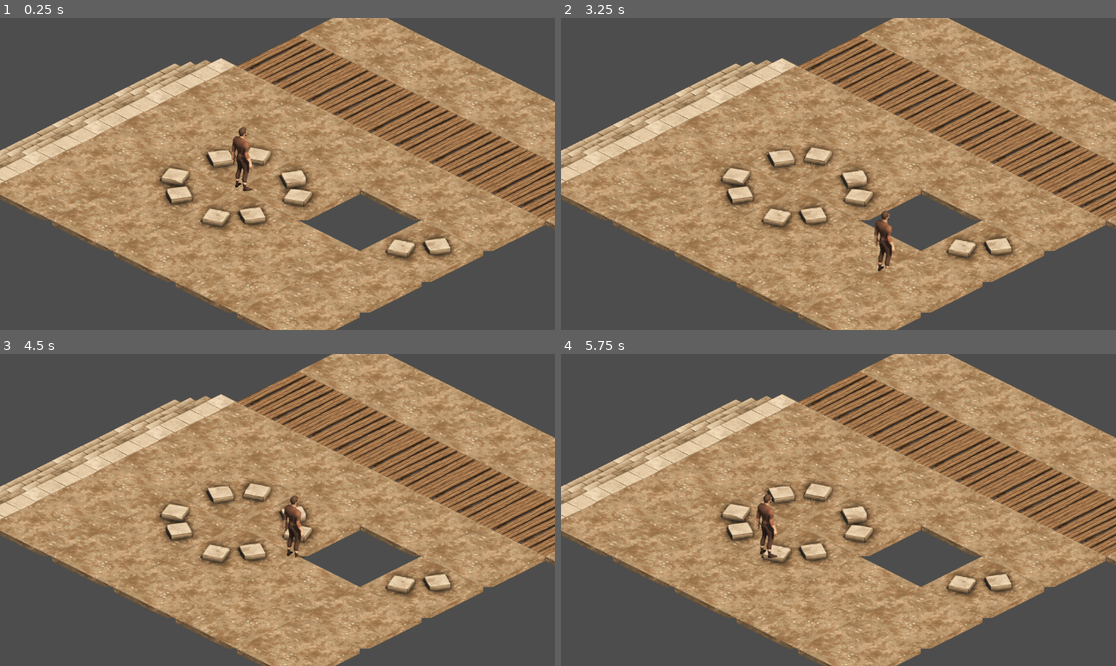
Above: before the commit, frames 1-4 (two rows, left to right).
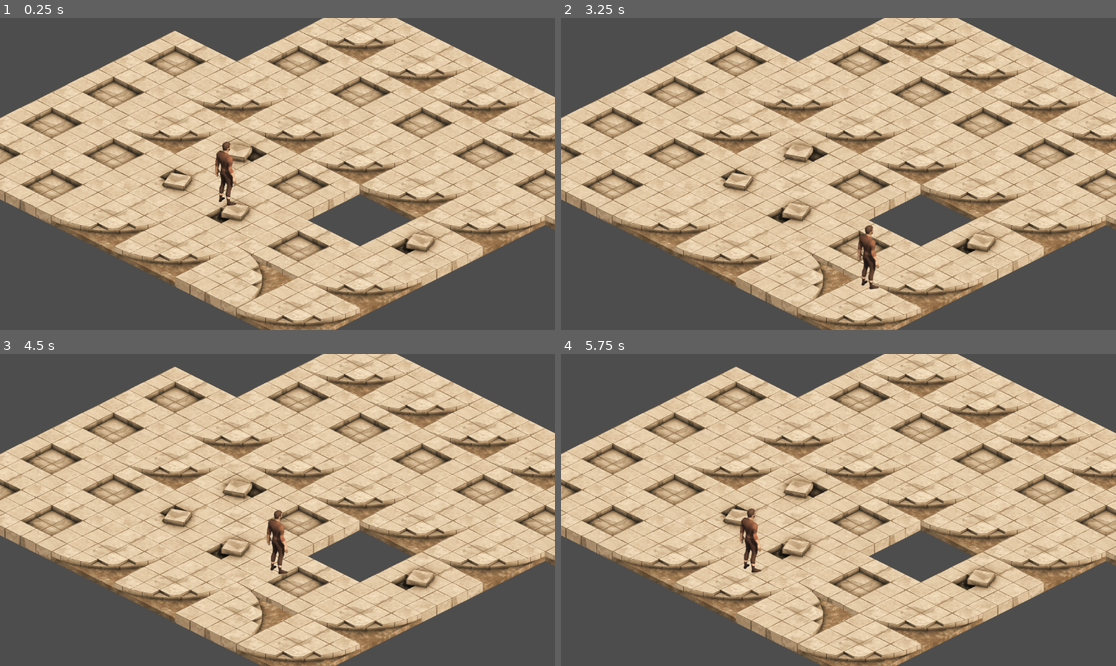
Above: after the commit, the same moments.

Repository: marcell-toing/LOOTERGAME-W
Game: Godot game, scene res://main.tscn
Same seed, same stepped clock (60 frames per second), same inputs: the game is played once before the commit and once after it.
Inputs:
- Up to frame 1 (0.25 s): no input
- Up to frame 2 (3.25 s): tap Enter at 0.5 s; hold D (move_right) 0.53-1.28 s; hold S (move_down) 1.28-2.03 s; hold D (move_right) 2.03-2.78 s; hold W (move_up) from 2.78 s (still down)
- Up to frame 3 (4.5 s): release W (move_up) at 3.53 s; hold A (move_left) from 3.53 s (still down)
- Up to frame 4 (5.75 s): release A (move_left) at 5.03 s; hold S (move_down) from 5.03 s (still down)

The runs differ from the first frame. In frame 1, 60% of the frame differs, in the area x 0-100%, y 0-100%; in frame 2, 60%; in frame 3, 60%; in frame 4, 60%.

Commit message:
z-axis becoming negative fixed clipping

Diff:
--- a/CURRENT-META/Player/player.tscn
+++ b/CURRENT-META/Player/player.tscn
@@ -1,4 +1,4 @@
-[gd_scene load_steps=92 format=3]
+[gd_scene load_steps=92 format=3 uid="uid://dk40yx8a28ivn"]
 
 [ext_resource type="Script" path="res://Player/Player_0.gd" id="1_n6bnq"]
 [ext_resource type="Texture2D" uid="uid://inwlbbd2ay5d" path="res://Default_Male/idle/Male_0_Idle0.png" id="2_fmsu8"]
--- a/CURRENT-META/dungeon_0.tscn
+++ b/CURRENT-META/dungeon_0.tscn
@@ -1,278 +1,77 @@
-[gd_scene load_steps=76 format=3 uid="uid://j48qi06tfpa0"]
+[gd_scene load_steps=22 format=3 uid="uid://j48qi06tfpa0"]
 
-[ext_resource type="Texture2D" uid="uid://b7v5t8brlh42m" path="res://Isometric/dirtTiles_E.png" id="1_juher"]
-[ext_resource type="Texture2D" uid="uid://dqaa8k2u6egb8" path="res://Isometric/dirtTiles_N.png" id="2_kjstt"]
-[ext_resource type="Texture2D" uid="uid://cgxt2kw767v16" path="res://Isometric/planksBroken_S.png" id="3_yf77t"]
-[ext_resource type="Texture2D" uid="uid://c62c4kebv84mw" path="res://Isometric/planksBroken_W.png" id="4_6jv0n"]
-[ext_resource type="Texture2D" uid="uid://ck80rn68a577a" path="res://Isometric/planksHole_E.png" id="5_82co0"]
-[ext_resource type="Texture2D" uid="uid://c0m2q7gqdwj0o" path="res://Isometric/planksHole_N.png" id="6_tytwd"]
-[ext_resource type="Texture2D" uid="uid://cdor0ev26o8o6" path="res://Isometric/planksHole_S.png" id="7_0lioc"]
-[ext_resource type="Texture2D" uid="uid://cgtlvwb4v34xp" path="res://Isometric/planksHole_W.png" id="8_lsm7i"]
-[ext_resource type="Texture2D" uid="uid://dlv44hue33s5s" path="res://Isometric/planks_E.png" id="9_wrvss"]
-[ext_resource type="Texture2D" uid="uid://bs6rjbxjwc18i" path="res://Isometric/planks_N.png" id="10_i0xj0"]
-[ext_resource type="Texture2D" uid="uid://c5r5mfebcqx53" path="res://Isometric/planks_S.png" id="11_xekuv"]
-[ext_resource type="Texture2D" uid="uid://bh8x6k21v1u11" path="res://Isometric/planks_W.png" id="12_ibhr8"]
-[ext_resource type="Texture2D" uid="uid://dtrh6g38okrrp" path="res://Isometric/dirtTiles_S.png" id="13_8q4ee"]
-[ext_resource type="Texture2D" uid="uid://cuhpn865dmfdv" path="res://Isometric/stairsAged_E.png" id="14_lxudq"]
-[ext_resource type="Texture2D" uid="uid://cmqrdgwsmuv0r" path="res://Isometric/stairsAged_N.png" id="15_hmnaw"]
-[ext_resource type="Texture2D" uid="uid://dosnm2h4pabgy" path="res://Isometric/stairsAged_S.png" id="16_wd302"]
-[ext_resource type="Texture2D" uid="uid://d4bc6f5rpnojt" path="res://Isometric/stairsAged_W.png" id="17_lr5ca"]
-[ext_resource type="Texture2D" uid="uid://bqlaom5mi61cv" path="res://Isometric/stairsCorner_E.png" id="18_k2fw2"]
-[ext_resource type="Texture2D" uid="uid://c73515dda58ds" path="res://Isometric/stairsCorner_N.png" id="19_h04k1"]
-[ext_resource type="Texture2D" uid="uid://bjtxrmjwuw17n" path="res://Isometric/stairsCorner_S.png" id="20_4k3em"]
-[ext_resource type="Texture2D" uid="uid://447wtp1cf32c" path="res://Isometric/stairsCorner_W.png" id="21_xq1ha"]
-[ext_resource type="Texture2D" uid="uid://c8lgxt8s5yp2b" path="res://Isometric/stairsSpiral_E.png" id="22_j1com"]
-[ext_resource type="Texture2D" uid="uid://bhslvaubtbreh" path="res://Isometric/stairsSpiral_N.png" id="23_a8bim"]
-[ext_resource type="Texture2D" uid="uid://fhamo05kok6h" path="res://Isometric/dirtTiles_W.png" id="24_rbwj0"]
-[ext_resource type="Texture2D" uid="uid://c5wkltx3yin7k" path="res://Isometric/stairsSpiral_S.png" id="25_qwhcu"]
-[ext_resource type="Texture2D" uid="uid://cldumf8vsdb8g" path="res://Isometric/stairsSpiral_W.png" id="26_8qniq"]
-[ext_resource type="Texture2D" uid="uid://chuw0xnji52yp" path="res://Isometric/stairs_E.png" id="27_j8bjr"]
-[ext_resource type="Texture2D" uid="uid://ojoinp3nfysq" path="res://Isometric/stairs_N.png" id="28_o00sp"]
-[ext_resource type="Texture2D" uid="uid://dadyvauxlmcq6" path="res://Isometric/stairs_S.png" id="29_4dav7"]
-[ext_resource type="Texture2D" uid="uid://dkqoxj73vmupj" path="res://Isometric/stairs_W.png" id="30_djqwi"]
-[ext_resource type="Texture2D" uid="uid://ckfbfxlvmmjgr" path="res://Isometric/dirt_E.png" id="31_gi8gf"]
-[ext_resource type="Texture2D" uid="uid://x58rl47pfi4e" path="res://Isometric/dirt_N.png" id="32_kfhfw"]
-[ext_resource type="Texture2D" uid="uid://bc37om6b1o6c7" path="res://Isometric/dirt_S.png" id="33_67n11"]
-[ext_resource type="Texture2D" uid="uid://d2p6x3x70ut06" path="res://Isometric/dirt_W.png" id="34_q8w3h"]
-[ext_resource type="Texture2D" uid="uid://cpwoxwba2jk7c" path="res://Isometric/planksBroken_E.png" id="35_x5fk0"]
-[ext_resource type="Texture2D" uid="uid://1aul6houtanu" path="res://Isometric/planksBroken_N.png" id="36_cggsc"]
+[ext_resource type="Texture2D" uid="uid://67osyq7xjs4o" path="res://Isometric/stoneTile_E.png" id="1_7janl"]
+[ext_resource type="Texture2D" uid="uid://bt10jo30d1rhs" path="res://Isometric/stoneTile_N.png" id="2_05cyj"]
+[ext_resource type="Texture2D" uid="uid://dihgn7ngge4em" path="res://Isometric/stoneTile_S.png" id="3_4v28x"]
+[ext_resource type="Texture2D" uid="uid://bapclt3hp4rip" path="res://Isometric/stoneTile_W.png" id="4_iwh81"]
+[ext_resource type="Texture2D" uid="uid://646ecl0gjobj" path="res://Isometric/stoneCorner_E.png" id="5_yj673"]
+[ext_resource type="Texture2D" uid="uid://dxeju174tcks" path="res://Isometric/stoneCorner_N.png" id="6_2eaih"]
+[ext_resource type="Texture2D" uid="uid://b0fm4fhfe67uf" path="res://Isometric/stoneCorner_S.png" id="7_i3ta5"]
+[ext_resource type="Texture2D" uid="uid://rm5xxhtc5j4c" path="res://Isometric/stoneCorner_W.png" id="8_lbwfs"]
+[ext_resource type="Texture2D" uid="uid://yk4kiqnyr8jq" path="res://Isometric/stoneInset_E.png" id="9_t6vpt"]
 [ext_resource type="Script" path="res://Floor.gd" id="37_1qgnd"]
-[ext_resource type="PackedScene" uid="uid://brvcslmi7657m" path="res://Player/player.tscn" id="38_xc1nf"]
+[ext_resource type="PackedScene" uid="uid://dk40yx8a28ivn" path="res://Player/player.tscn" id="38_xc1nf"]
 
-[sub_resource type="TileSetAtlasSource" id="TileSetAtlasSource_nh3t5"]
-texture = ExtResource("1_juher")
-margins = Vector2i(0, 118)
+[sub_resource type="TileSetAtlasSource" id="TileSetAtlasSource_onc15"]
+texture = ExtResource("1_7janl")
 texture_region_size = Vector2i(256, 128)
+
+[sub_resource type="TileSetAtlasSource" id="TileSetAtlasSource_e3bte"]
+texture = ExtResource("2_05cyj")
+margins = Vector2i(0, 68)
+texture_region_size = Vector2i(256, 148)
 0:2/0 = 0
 
-[sub_resource type="TileSetAtlasSource" id="TileSetAtlasSource_eq4ri"]
-texture = ExtResource("2_kjstt")
-margins = Vector2i(0, 118)
-texture_region_size = Vector2i(256, 128)
+[sub_resource type="TileSetAtlasSource" id="TileSetAtlasSource_yv72a"]
+texture = ExtResource("3_4v28x")
+margins = Vector2i(0, 68)
+texture_region_size = Vector2i(256, 148)
 0:2/0 = 0
 
-[sub_resource type="TileSetAtlasSource" id="TileSetAtlasSource_v0koe"]
-texture = ExtResource("3_yf77t")
-margins = Vector2i(0, 121)
-texture_region_size = Vector2i(256, 128)
+[sub_resource type="TileSetAtlasSource" id="TileSetAtlasSource_edxrf"]
+texture = ExtResource("4_iwh81")
+margins = Vector2i(0, 68)
+texture_region_size = Vector2i(256, 148)
 0:2/0 = 0
 
-[sub_resource type="TileSetAtlasSource" id="TileSetAtlasSource_7md0i"]
-texture = ExtResource("4_6jv0n")
-margins = Vector2i(0, 121)
-texture_region_size = Vector2i(256, 128)
+[sub_resource type="TileSetAtlasSource" id="TileSetAtlasSource_1gkke"]
+texture = ExtResource("5_yj673")
+margins = Vector2i(0, 68)
+texture_region_size = Vector2i(256, 148)
 0:2/0 = 0
 
-[sub_resource type="TileSetAtlasSource" id="TileSetAtlasSource_kjs0m"]
-texture = ExtResource("5_82co0")
-margins = Vector2i(0, 121)
-texture_region_size = Vector2i(256, 128)
+[sub_resource type="TileSetAtlasSource" id="TileSetAtlasSource_f6b23"]
+texture = ExtResource("6_2eaih")
+margins = Vector2i(0, 68)
+texture_region_size = Vector2i(256, 148)
 0:2/0 = 0
 
-[sub_resource type="TileSetAtlasSource" id="TileSetAtlasSource_tv4ah"]
-texture = ExtResource("6_tytwd")
-margins = Vector2i(0, 121)
+[sub_resource type="TileSetAtlasSource" id="TileSetAtlasSource_3qlyf"]
+texture = ExtResource("7_i3ta5")
 texture_region_size = Vector2i(256, 128)
+
+[sub_resource type="TileSetAtlasSource" id="TileSetAtlasSource_edu4g"]
+texture = ExtResource("8_lbwfs")
+texture_region_size = Vector2i(256, 128)
+
+[sub_resource type="TileSetAtlasSource" id="TileSetAtlasSource_f238k"]
+texture = ExtResource("9_t6vpt")
+margins = Vector2i(0, 68)
+texture_region_size = Vector2i(256, 148)
 0:2/0 = 0
 
-[sub_resource type="TileSetAtlasSource" id="TileSetAtlasSource_kngtd"]
-texture = ExtResource("7_0lioc")
-margins = Vector2i(0, 121)
-texture_region_size = Vector2i(256, 128)
-0:2/0 = 0
-
-[sub_resource type="TileSetAtlasSource" id="TileSetAtlasSource_ghlxo"]
-texture = ExtResource("8_lsm7i")
-margins = Vector2i(0, 121)
-texture_region_size = Vector2i(256, 128)
-0:2/0 = 0
-
-[sub_resource type="TileSetAtlasSource" id="TileSetAtlasSource_x0sbn"]
-texture = ExtResource("9_wrvss")
-margins = Vector2i(0, 121)
-texture_region_size = Vector2i(256, 128)
-0:2/0 = 0
-
-[sub_resource type="TileSetAtlasSource" id="TileSetAtlasSource_lc5gb"]
-texture = ExtResource("10_i0xj0")
-margins = Vector2i(0, 121)
-texture_region_size = Vector2i(256, 128)
-0:2/0 = 0
-
-[sub_resource type="TileSetAtlasSource" id="TileSetAtlasSource_y4jrb"]
-texture = ExtResource("11_xekuv")
-margins = Vector2i(0, 121)
-texture_region_size = Vector2i(256, 128)
-0:2/0 = 0
-
-[sub_resource type="TileSetAtlasSource" id="TileSetAtlasSource_6bhgm"]
-texture = ExtResource("12_ibhr8")
-margins = Vector2i(0, 121)
-texture_region_size = Vector2i(256, 128)
-0:2/0 = 0
-
-[sub_resource type="TileSetAtlasSource" id="TileSetAtlasSource_4qyso"]
-texture = ExtResource("13_8q4ee")
-margins = Vector2i(0, 118)
-texture_region_size = Vector2i(256, 128)
-0:2/0 = 0
-
-[sub_resource type="TileSetAtlasSource" id="TileSetAtlasSource_5n3fo"]
-texture = ExtResource("14_lxudq")
-texture_region_size = Vector2i(256, 128)
-
-[sub_resource type="TileSetAtlasSource" id="TileSetAtlasSource_f8sex"]
-texture = ExtResource("15_hmnaw")
-texture_region_size = Vector2i(256, 128)
-
-[sub_resource type="TileSetAtlasSource" id="TileSetAtlasSource_w2fjt"]
-texture = ExtResource("16_wd302")
-texture_region_size = Vector2i(256, 128)
-
-[sub_resource type="TileSetAtlasSource" id="TileSetAtlasSource_qh7gi"]
-texture = ExtResource("17_lr5ca")
-texture_region_size = Vector2i(256, 128)
-
-[sub_resource type="TileSetAtlasSource" id="TileSetAtlasSource_tpxwx"]
-texture = ExtResource("18_k2fw2")
-texture_region_size = Vector2i(256, 128)
-
-[sub_resource type="TileSetAtlasSource" id="TileSetAtlasSource_mo53j"]
-texture = ExtResource("19_h04k1")
-texture_region_size = Vector2i(256, 128)
-
-[sub_resource type="TileSetAtlasSource" id="TileSetAtlasSource_dvhd3"]
-texture = ExtResource("20_4k3em")
-texture_region_size = Vector2i(256, 128)
-
-[sub_resource type="TileSetAtlasSource" id="TileSetAtlasSource_410nq"]
-texture = ExtResource("21_xq1ha")
-texture_region_size = Vector2i(256, 128)
-
-[sub_resource type="TileSetAtlasSource" id="TileSetAtlasSource_p1v03"]
-texture = ExtResource("22_j1com")
-texture_region_size = Vector2i(256, 128)
-
-[sub_resource type="TileSetAtlasSource" id="TileSetAtlasSource_t7gq0"]
-texture = ExtResource("23_a8bim")
-texture_region_size = Vector2i(256, 128)
-
-[sub_resource type="TileSetAtlasSource" id="TileSetAtlasSource_foil5"]
-texture = ExtResource("24_rbwj0")
-margins = Vector2i(0, 118)
-texture_region_size = Vector2i(256, 128)
-0:2/0 = 0
-
-[sub_resource type="TileSetAtlasSource" id="TileSetAtlasSource_0gx4d"]
-texture = ExtResource("25_qwhcu")
-texture_region_size = Vector2i(256, 128)
-0:2/0 = 0
-
-[sub_resource type="TileSetAtlasSource" id="TileSetAtlasSource_43tgf"]
-texture = ExtResource("26_8qniq")
-margins = Vector2i(0, 14)
-texture_region_size = Vector2i(256, 128)
-0:2/0 = 0
-
-[sub_resource type="TileSetAtlasSource" id="TileSetAtlasSource_as6ry"]
-texture = ExtResource("27_j8bjr")
-texture_region_size = Vector2i(256, 128)
-
-[sub_resource type="TileSetAtlasSource" id="TileSetAtlasSource_t350k"]
-texture = ExtResource("28_o00sp")
-margins = Vector2i(0, 108)
-texture_region_size = Vector2i(256, 128)
-0:2/0 = 0
-
-[sub_resource type="TileSetAtlasSource" id="TileSetAtlasSource_ovgmn"]
-texture = ExtResource("29_4dav7")
-margins = Vector2i(0, 108)
-texture_region_size = Vector2i(256, 128)
-0:2/0 = 0
-
-[sub_resource type="TileSetAtlasSource" id="TileSetAtlasSource_ywpyb"]
-texture = ExtResource("30_djqwi")
-margins = Vector2i(0, 50)
-texture_region_size = Vector2i(256, 128)
-use_texture_padding = false
-0:2/0 = 0
-
-[sub_resource type="TileSetAtlasSource" id="TileSetAtlasSource_6q43w"]
-texture = ExtResource("31_gi8gf")
-margins = Vector2i(0, 118)
-texture_region_size = Vector2i(256, 128)
-0:2/0 = 0
-
-[sub_resource type="TileSetAtlasSource" id="TileSetAtlasSource_d1ttx"]
-texture = ExtResource("32_kfhfw")
-margins = Vector2i(0, 118)
-texture_region_size = Vector2i(256, 128)
-0:2/0 = 0
-
-[sub_resource type="TileSetAtlasSource" id="TileSetAtlasSource_53hqw"]
-texture = ExtResource("33_67n11")
-margins = Vector2i(0, 118)
-texture_region_size = Vector2i(256, 128)
-0:2/0 = 0
-
-[sub_resource type="TileSetAtlasSource" id="TileSetAtlasSource_gjgop"]
-texture = ExtResource("34_q8w3h")
-margins = Vector2i(0, 118)
-texture_region_size = Vector2i(256, 128)
-0:2/0 = 0
-
-[sub_resource type="TileSetAtlasSource" id="TileSetAtlasSource_iv22v"]
-texture = ExtResource("35_x5fk0")
-margins = Vector2i(0, 121)
-texture_region_size = Vector2i(256, 128)
-0:2/0 = 0
-
-[sub_resource type="TileSetAtlasSource" id="TileSetAtlasSource_mdjp5"]
-texture = ExtResource("36_cggsc")
-margins = Vector2i(0, 121)
-texture_region_size = Vector2i(256, 128)
-0:2/0 = 0
-
-[sub_resource type="TileSet" id="TileSet_ca5ss"]
-resource_local_to_scene = true
+[sub_resource type="TileSet" id="TileSet_5wixc"]
 tile_shape = 1
 tile_size = Vector2i(256, 128)
-sources/0 = SubResource("TileSetAtlasSource_nh3t5")
-sources/1 = SubResource("TileSetAtlasSource_eq4ri")
-sources/2 = SubResource("TileSetAtlasSource_4qyso")
-sources/3 = SubResource("TileSetAtlasSource_foil5")
-sources/4 = SubResource("TileSetAtlasSource_6q43w")
-sources/5 = SubResource("TileSetAtlasSource_d1ttx")
-sources/6 = SubResource("TileSetAtlasSource_53hqw")
-sources/7 = SubResource("TileSetAtlasSource_gjgop")
-sources/8 = SubResource("TileSetAtlasSource_iv22v")
-sources/9 = SubResource("TileSetAtlasSource_mdjp5")
-sources/10 = SubResource("TileSetAtlasSource_v0koe")
-sources/11 = SubResource("TileSetAtlasSource_7md0i")
-sources/12 = SubResource("TileSetAtlasSource_kjs0m")
-sources/13 = SubResource("TileSetAtlasSource_tv4ah")
-sources/14 = SubResource("TileSetAtlasSource_kngtd")
-sources/15 = SubResource("TileSetAtlasSource_ghlxo")
-sources/16 = SubResource("TileSetAtlasSource_x0sbn")
-sources/17 = SubResource("TileSetAtlasSource_lc5gb")
-sources/18 = SubResource("TileSetAtlasSource_y4jrb")
-sources/19 = SubResource("TileSetAtlasSource_6bhgm")
-sources/20 = SubResource("TileSetAtlasSource_5n3fo")
-sources/21 = SubResource("TileSetAtlasSource_f8sex")
-sources/22 = SubResource("TileSetAtlasSource_w2fjt")
-sources/23 = SubResource("TileSetAtlasSource_qh7gi")
-sources/24 = SubResource("TileSetAtlasSource_tpxwx")
-sources/25 = SubResource("TileSetAtlasSource_mo53j")
-sources/26 = SubResource("TileSetAtlasSource_dvhd3")
-sources/27 = SubResource("TileSetAtlasSource_410nq")
-sources/28 = SubResource("TileSetAtlasSource_p1v03")
-sources/29 = SubResource("TileSetAtlasSource_t7gq0")
-sources/30 = SubResource("TileSetAtlasSource_0gx4d")
-sources/31 = SubResource("TileSetAtlasSource_43tgf")
-sources/32 = SubResource("TileSetAtlasSource_as6ry")
-sources/33 = SubResource("TileSetAtlasSource_t350k")
-sources/34 = SubResource("TileSetAtlasSource_ovgmn")
-sources/35 = SubResource("TileSetAtlasSource_ywpyb")
+sources/0 = SubResource("TileSetAtlasSource_onc15")
+sources/1 = SubResource("TileSetAtlasSource_e3bte")
+sources/2 = SubResource("TileSetAtlasSource_yv72a")
+sources/3 = SubResource("TileSetAtlasSource_edxrf")
+sources/4 = SubResource("TileSetAtlasSource_1gkke")
+sources/5 = SubResource("TileSetAtlasSource_f6b23")
+sources/6 = SubResource("TileSetAtlasSource_3qlyf")
+sources/7 = SubResource("TileSetAtlasSource_edu4g")
+sources/8 = SubResource("TileSetAtlasSource_f238k")
 
 [node name="dungeon_0" type="Node2D"]
 y_sort_enabled = true
@@ -281,10 +80,12 @@
 [node name="Floor" type="TileMap" parent="."]
 y_sort_enabled = true
 position = Vector2(621, 257)
-tile_set = SubResource("TileSet_ca5ss")
+tile_set = SubResource("TileSet_5wixc")
+cell_quadrant_size = 32
 format = 2
 layer_0/y_sort_enabled = true
-layer_0/tile_data = PackedInt32Array(-65537, 1, 2, 65535, 2, 2, -2, 3, 2, -65536, 4, 2, -131072, 4, 2, 131071, 7, 2, 131072, 4, 2, 1, 4, 2, -65535, 18, 2, -131071, 18, 2, -196608, 18, 2, 262143, 4, 2, 196607, 5, 2, 131070, 4, 2, 65534, 4, 2, -3, 7, 2, -65538, 7, 2, -131074, 4, 2, -196609, 4, 2, -131073, 4, 2, -262144, 18, 2, -262145, 18, 2, -65539, 35, 2, -4, 35, 2, -131075, 35, 2, -196610, 35, 2, -262146, 35, 2, -262143, 4, 2, -327680, 4, 2, -393216, 4, 2, -196607, 4, 2, -131070, 4, 2, 2, 4, 2, 65536, 2, 2, 0, 13, 2, -1, 0, 2)
+layer_0/z_index = -1
+layer_0/tile_data = PackedInt32Array(-65537, 1, 2, 65535, 2, 2, -2, 3, 2, -65536, 4, 2, -131072, 4, 2, 131071, 8, 2, 131072, 4, 2, 1, 4, 2, -65535, 8, 2, -131071, 8, 2, -196608, 8, 2, 262143, 4, 2, 196607, 5, 2, 131070, 4, 2, 65534, 4, 2, -3, 8, 2, -65538, 8, 2, -131074, 4, 2, -196609, 4, 2, -131073, 4, 2, -262144, 8, 2, -262145, 8, 2, -65539, 8, 2, -4, 8, 2, -131075, 8, 2, -196610, 8, 2, -262146, 8, 2, -262143, 4, 2, -327680, 4, 2, -393216, 4, 2, -196607, 4, 2, -131070, 4, 2, 2, 4, 2, 65536, 2, 2, 0, 8, 2, -1, 8, 2)
 script = ExtResource("37_1qgnd")
 
 [node name="Walls" type="TileMap" parent="."]
@@ -296,7 +97,4 @@
 format = 2
 
 [node name="Player" parent="." instance=ExtResource("38_xc1nf")]
-position = Vector2(501, 265)
-MAX_SPEED = null
-ACCELERATION = null
-FRICTION = null
+position = Vector2(467, 295)
Not shown: 1 places in CURRENT-META/main.tscn that only renumber resources
